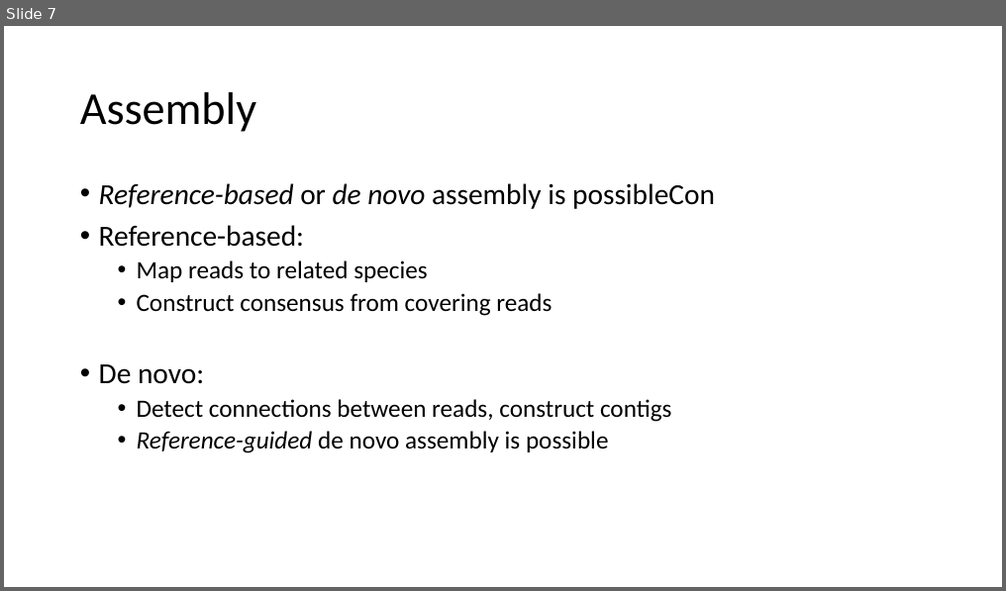
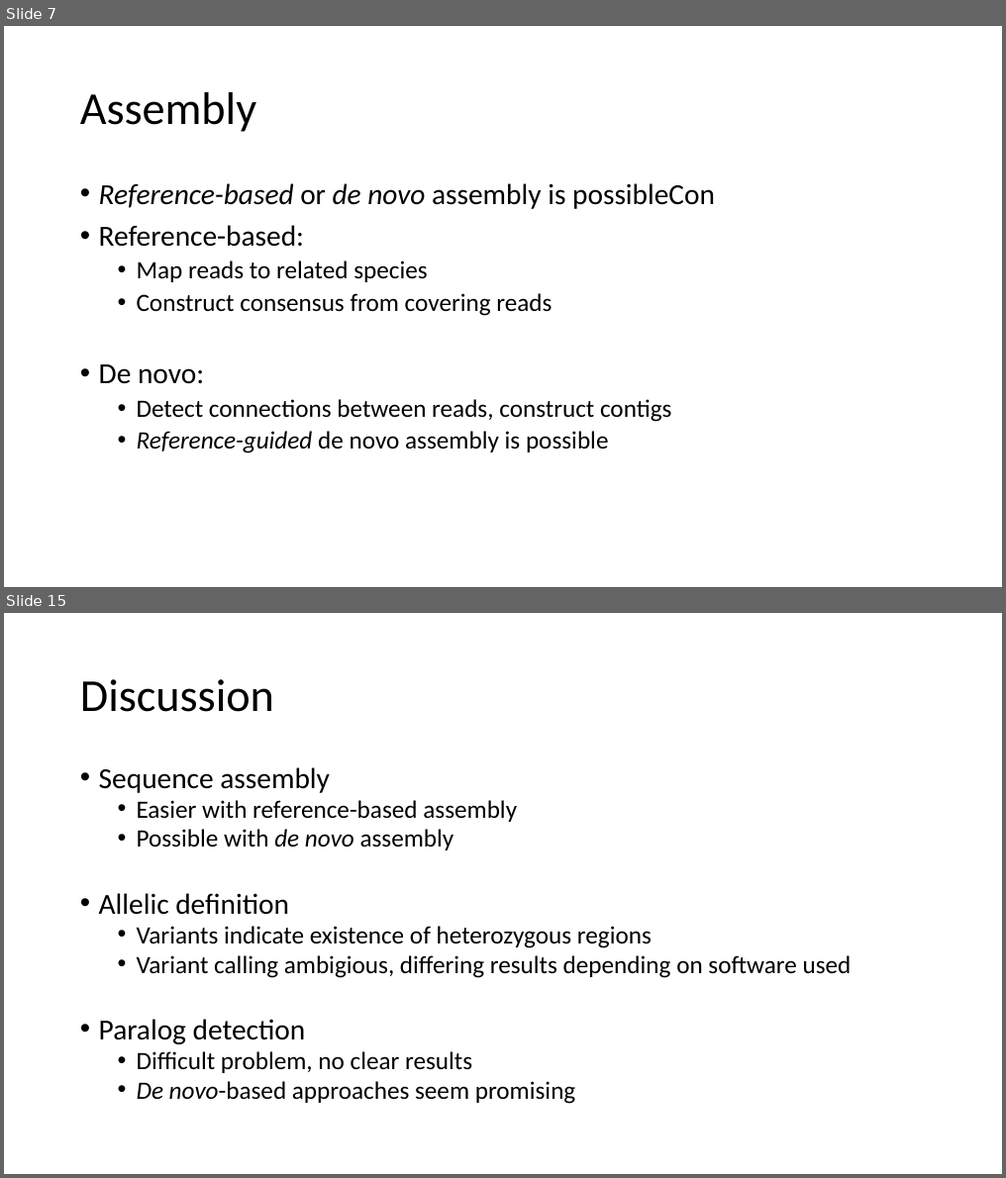
Before and after one commit to cybriden/Exercise3, a slide deck: Präsi.pptx. Shown one above the other, each under a label of ours: slide 7 before the commit, slides 7 and 15 after it; the slides between them are not shown. The pictures are 1006x591 and 1006x1178 pixels, drawn with LibreOffice and Linux fonts; fonts in the diff are those of the drawing. Boxes give left, top, right and bottom in pixels: in the first picture for what was removed or moved away, otherwise in the second. Text is boxed around its words. In the diff, an @@ line names an element or a change of style, - is before the commit and + after.

```diff
--- a/Präsi.pptx
+++ b/Präsi.pptx
@@ slide 15 added at [4,613,1002,1174], background #FFFFFF @@
@@ title added at [80,679,274,712], 44 pt, text #000000 @@
+Discussion
@@ text added at [99,767,851,1104], 24 pt, text #000000 @@
+• Sequence assembly
+  • Easier with reference-based assembly
+  • Possible with de novo assembly
+• Allelic definition
+  • Variants indicate existence of heterozygous regions
+  • Variant calling ambigious, differing results depending on software used
+• Paralog detection
+  • Difficult problem, no clear results
+  • De novo-based approaches seem promising
```
Also in this commit, not shown: 2 slides changed, 9 other slides added, 2 slides removed, 7 other files.
